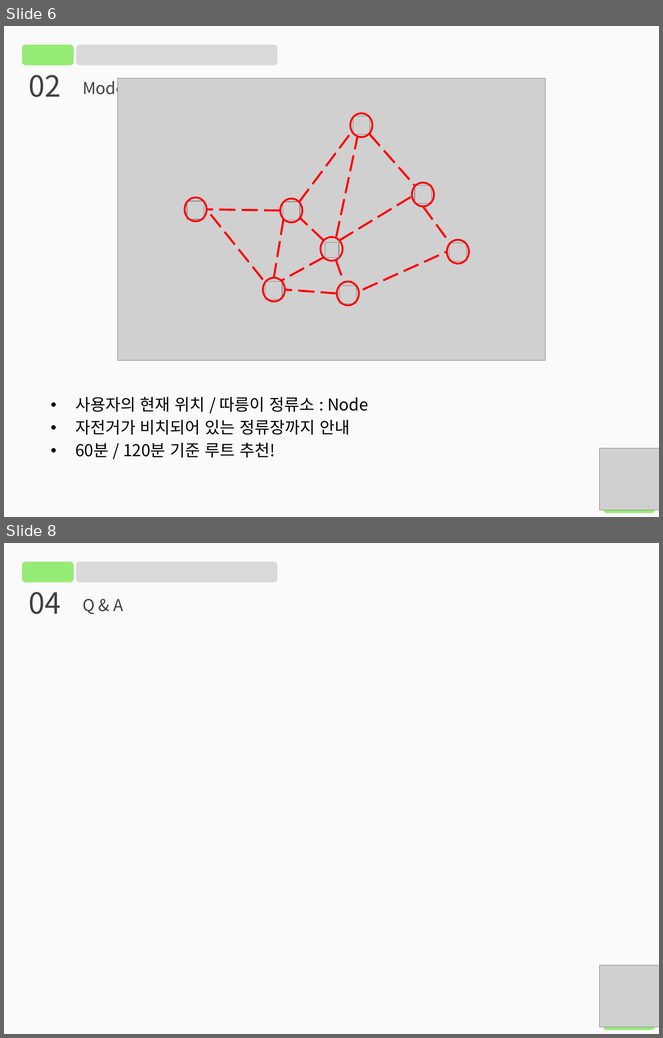
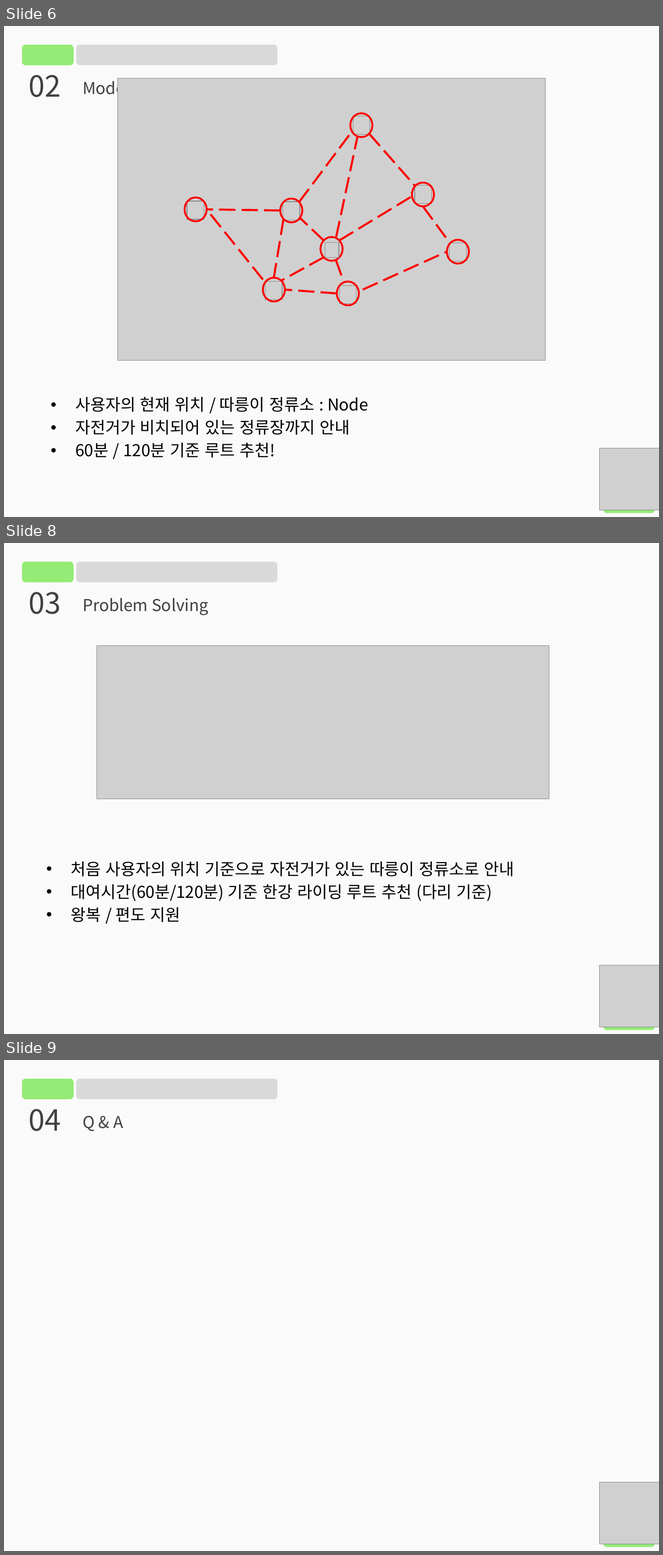
Before and after one commit to HyunjunJoo/DataStructure, a slide deck: 20131409_주현준_ProblemSolving.pptx. Shown one above the other, each under a label of ours: slides 6 and 8 before the commit, slides 6, 8 and 9 after it; the slides between them are not shown. The pictures are 663x1038 and 663x1555 pixels, drawn with LibreOffice and Linux fonts; fonts in the diff are those of the drawing; grey boxes stand for pictures. Boxes give left, top, right and bottom in pixels: in the first picture for what was removed or moved away, otherwise in the second. Text is boxed around its words. In the diff, an @@ line names an element or a change of style, - is before the commit and + after.

```diff
--- a/20131409_주현준_ProblemSolving.pptx
+++ b/20131409_주현준_ProblemSolving.pptx
@@ slide 8 added at (4, 543, 659, 1034), background #FAFAFA @@
@@ rounded rectangle added at (22, 562, 74, 583), fill #94EB75 @@
@@ rounded rectangle added at (76, 562, 277, 583), fill #D9D9D9 @@
@@ text added at (28, 592, 61, 614), 32 pt, text #404040 @@
+03
@@ text added at (83, 598, 208, 615), 18 pt, text #404040 @@
+Problem Solving
@@ picture added at (97, 646, 549, 799) @@
@@ text added at (71, 862, 515, 923), 18 pt, text #000000 @@
+• 처음 사용자의 위치 기준으로 자전거가 있는 따릉이 정류소로 안내
+• 대여시간(60분/120분) 기준 한강 라이딩 루트 추천 (다리 기준)
+• 왕복 / 편도 지원
@@ picture added at (599, 966, 659, 1028) @@
@@ rounded rectangle added at (604, 1010, 655, 1030), fill #94EB75 @@
@@ what was slide 8 is now slide 9 @@
```
Also in this commit, not shown: 1 slide changed.
